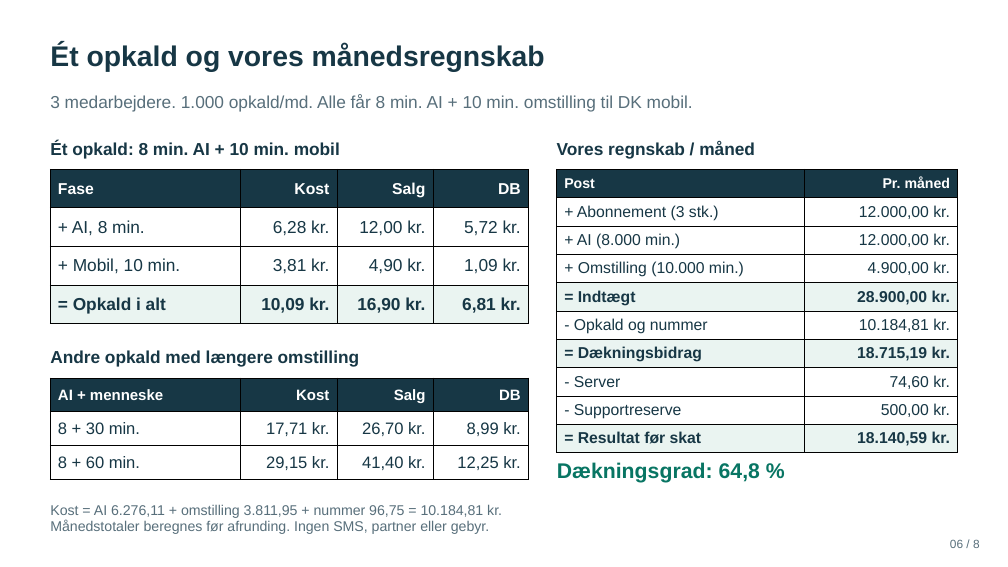
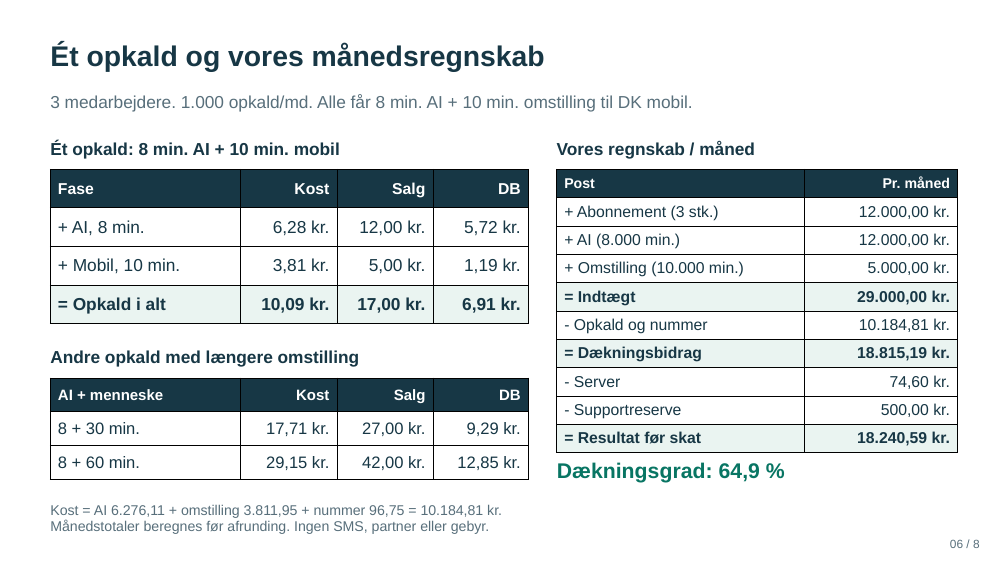
Before and after one commit to BadLegion/intelli-prisark, a slide deck: slide 6 of INTELLI-prispraesentation.pptx. Drawn at 1008x567 pixels with LibreOffice and Linux fonts; fonts in the diff are those of the drawing. Boxes give left, top, right and bottom in pixels: in the first picture for what was removed or moved away, otherwise in the second. Text is boxed around its words. In the diff, an @@ line names an element or a change of style, - is before the commit and + after.

```diff
--- a/INTELLI-prispraesentation.pptx
+++ b/INTELLI-prispraesentation.pptx
@@ table at (x1=51, y1=169, x2=529, y2=324) @@
-row 3, column 3: 4,90 kr.
+row 3, column 3: 5,00 kr.
-row 3, column 4: 1,09 kr.
+row 3, column 4: 1,19 kr.
-row 4, column 3: 16,90 kr.
+row 4, column 3: 17,00 kr.
-row 4, column 4: 6,81 kr.
+row 4, column 4: 6,91 kr.
@@ table at (x1=557, y1=169, x2=957, y2=453) @@
-row 4, column 2: 4.900,00 kr.
+row 4, column 2: 5.000,00 kr.
-row 5, column 2: 28.900,00 kr.
+row 5, column 2: 29.000,00 kr.
-row 7, column 2: 18.715,19 kr.
+row 7, column 2: 18.815,19 kr.
-row 10, column 2: 18.140,59 kr.
+row 10, column 2: 18.240,59 kr.
@@ table at (x1=51, y1=378, x2=529, y2=479) @@
-row 2, column 3: 26,70 kr.
+row 2, column 3: 27,00 kr.
-row 2, column 4: 8,99 kr.
+row 2, column 4: 9,29 kr.
-row 3, column 3: 41,40 kr.
+row 3, column 3: 42,00 kr.
-row 3, column 4: 12,25 kr.
+row 3, column 4: 12,85 kr.
@@ text at (x1=557, y1=462, x2=760, y2=483): text changed @@
-Dækningsgrad: 64,8 %
+Dækningsgrad: 64,9 %
```
Also in this commit, not shown: 3 other slides changed, 1 slide added, 1 slide removed, 13 other files.
